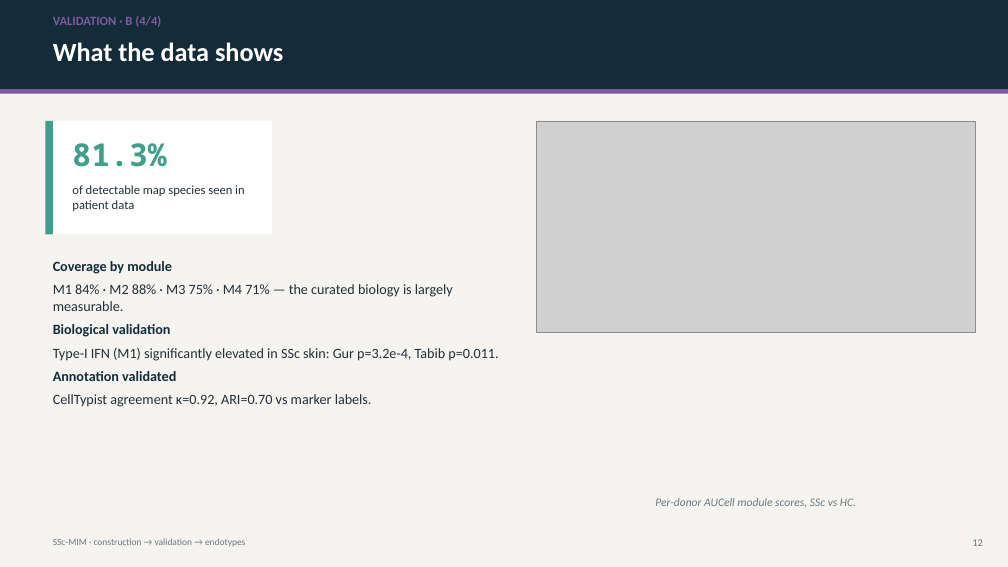
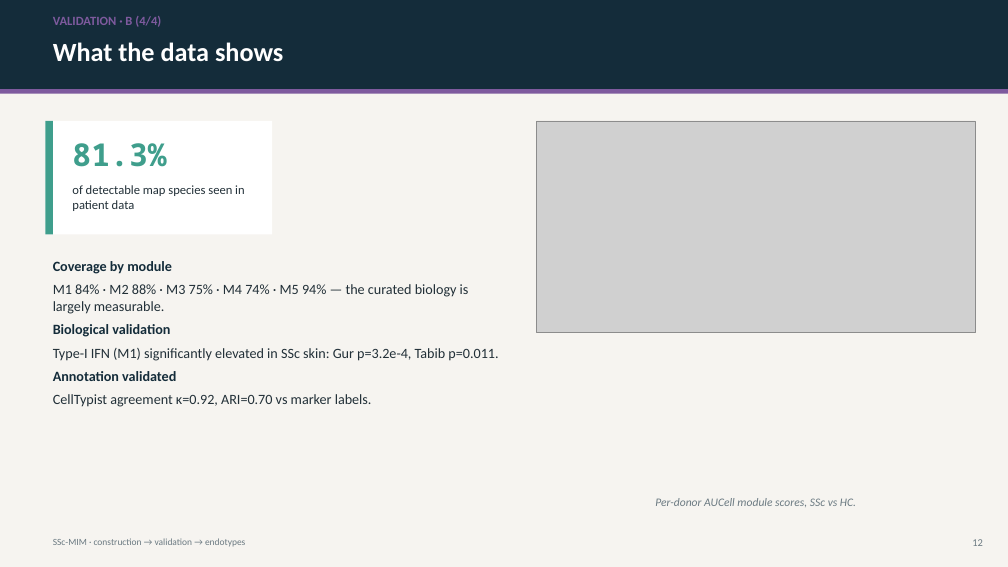
Before and after one commit to Nurtal/IDT_SSc_map, a slide deck: slide 12 of docs/SSc_MIM_validation_endotypes.pptx. Drawn at 1008x567 pixels with LibreOffice and Linux fonts; fonts in the diff are those of the drawing; grey boxes stand for pictures. Boxes give left, top, right and bottom in pixels: in the first picture for what was removed or moved away, otherwise in the second. Text is boxed around its words. In the diff, an @@ line names an element or a change of style, - is before the commit and + after.

```diff
--- a/docs/SSc_MIM_validation_endotypes.pptx
+++ b/docs/SSc_MIM_validation_endotypes.pptx
@@ text at [53, 284, 469, 314]: text changed @@
-M1 84% · M2 88% · M3 75% · M4 71% — the curated biology is largely measurable.
+M1 84% · M2 88% · M3 75% · M4 74% · M5 94% — the curated biology is largely measurable.
```
Also in this commit, not shown: 4 other slides changed, 1 slide added, 13 other files.
